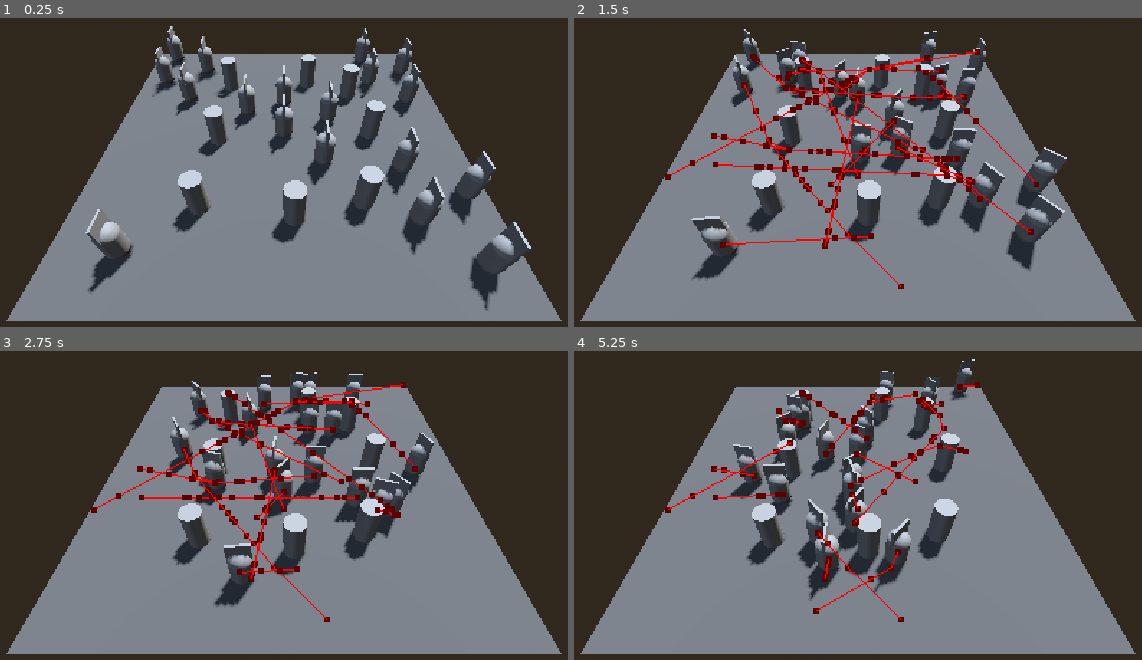
Above: before the commit, frames 1-4 (two rows, left to right).
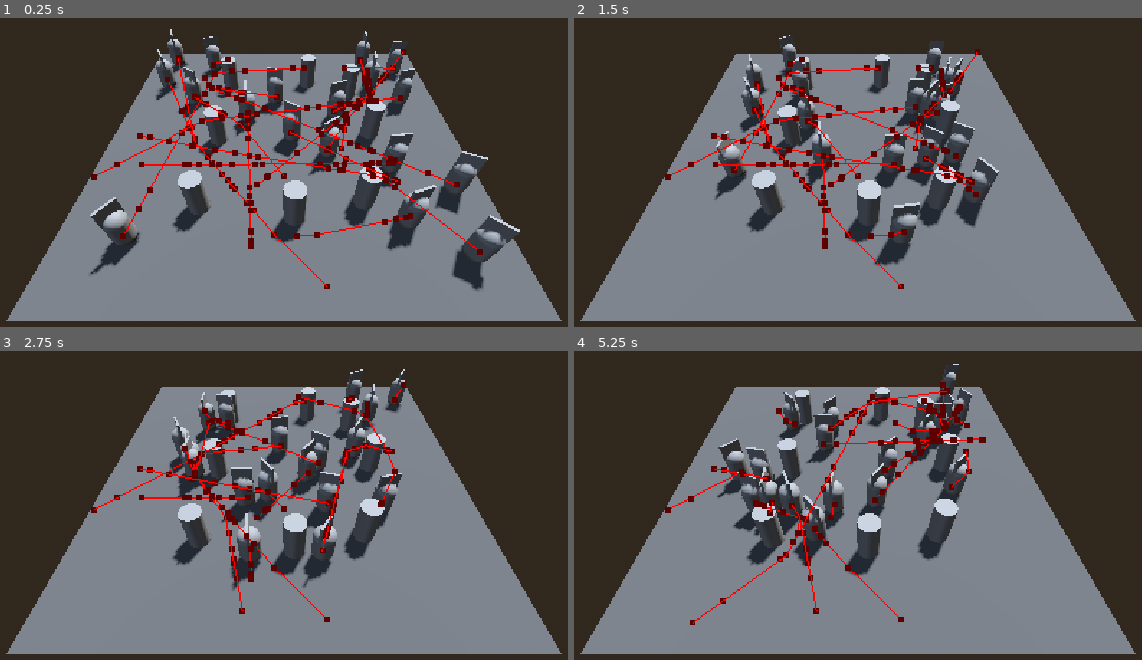
Above: after the commit, the same moments.

Repository: Flogah/chimera
Game: Godot game, scene res://scenes/test_areas/test_npc_ai.tscn
The game is run twice, just before and just after one commit, with the same random seed, the same clock (stepped at 60 frames per second) and the same inputs. The project has no main scene, so this scene is started directly.
Inputs:
- Up to frame 1 (0.25 s): no input
- Up to frame 2 (1.5 s): no input
- Up to frame 3 (2.75 s): no input
- Up to frame 4 (5.25 s): no input

The runs differ from the first frame. In frame 1, 13% of the frame differs, in the area x 14-94%, y 2-95%; in frame 2, 14%, in the area x 18-87%, y 3-85%; in frame 3, 12%; in frame 4, 11%.

Commit message:
made the states self_reliant

Diff:
--- a/godot-chimera/scenes/test_areas/agent.tscn
+++ b/godot-chimera/scenes/test_areas/agent.tscn
@@ -38,16 +38,13 @@
 
 [node name="StateMachine" type="Node" parent="." unique_id=851342564 node_paths=PackedStringArray("initial_state")]
 script = ExtResource("2_es3lf")
-initial_state = NodePath("Idle")
+initial_state = NodePath("RandomWalk")
 metadata/_custom_type_script = "uid://dyhj68uu5cf1y"
 
 [node name="Idle" type="Node" parent="StateMachine" unique_id=1575010321]
 script = ExtResource("3_we4hy")
 state_id = &"idle"
 metadata/_custom_type_script = "uid://b4nipnw2rntbg"
-
-[node name="idleTimer" type="Timer" parent="StateMachine/Idle" unique_id=130942973]
-one_shot = true
 
 [node name="RandomWalk" type="Node" parent="StateMachine" unique_id=1978067849 node_paths=PackedStringArray("idle_state", "nav_agent")]
 script = ExtResource("4_es3lf")
@@ -56,4 +53,7 @@
 state_id = &"random_walk"
 metadata/_custom_type_script = "uid://b4nipnw2rntbg"
 
-[connection signal="timeout" from="StateMachine/Idle/idleTimer" to="StateMachine/Idle" method="_on_timer_timeout"]
+[node name="randomTimer" type="Timer" parent="StateMachine/RandomWalk" unique_id=130942973]
+one_shot = true
+
+[connection signal="timeout" from="StateMachine/RandomWalk/randomTimer" to="StateMachine/RandomWalk" method="randomize_target_position"]
--- a/godot-chimera/scripts/state_machine/states/idle.gd
+++ b/godot-chimera/scripts/state_machine/states/idle.gd
@@ -1,11 +1,5 @@
 extends State
-
-@onready var idle_timer: Timer = $idleTimer
 
 func enter_state(_data: Dictionary = {}) -> void:
 	actor.velocity = Vector3.ZERO
 	actor.move_and_slide()
-	idle_timer.start(randf_range(.5, 1.5))
-
-func _on_timer_timeout() -> void:
-	switch_state.emit("random_walk")
--- a/godot-chimera/scripts/state_machine/states/random_walk.gd
+++ b/godot-chimera/scripts/state_machine/states/random_walk.gd
@@ -3,10 +3,19 @@
 @export var idle_state:State
 @export var nav_agent: NavigationAgent3D
 
+var random_timer: Timer
+
 var target_pos
 
 func enter_state(_data: Dictionary = {}) -> void:
-	target_pos = random_vector3(Vector3(10.0, 0.0, 10.0))
+	randomize_target_position()
+
+	if !random_timer:
+		random_timer = Timer.new()
+		random_timer.one_shot = true
+		random_timer.timeout.connect(randomize_target_position)
+		add_child(random_timer)
+
 	nav_agent.velocity_computed.connect(on_velocity_computed)
 
 func physics_update(_delta: float) -> void:
@@ -21,7 +30,8 @@
 		on_velocity_computed(new_velocity)
 
 	if nav_agent.is_navigation_finished():
-		switch_state.emit("idle")
+		if random_timer.is_stopped():
+			random_timer.start(randf_range(.5, 1.5))
 
 	var rot_speed = 4.0
 	var target_rot = dir.signed_angle_to(Vector3.MODEL_FRONT, Vector3.DOWN)
@@ -43,3 +53,6 @@
 
 func on_velocity_computed(safe_velocity: Vector3) -> void:
 	actor.velocity = safe_velocity
+
+func randomize_target_position():
+	target_pos = random_vector3(Vector3(10.0, 0.0, 10.0))
